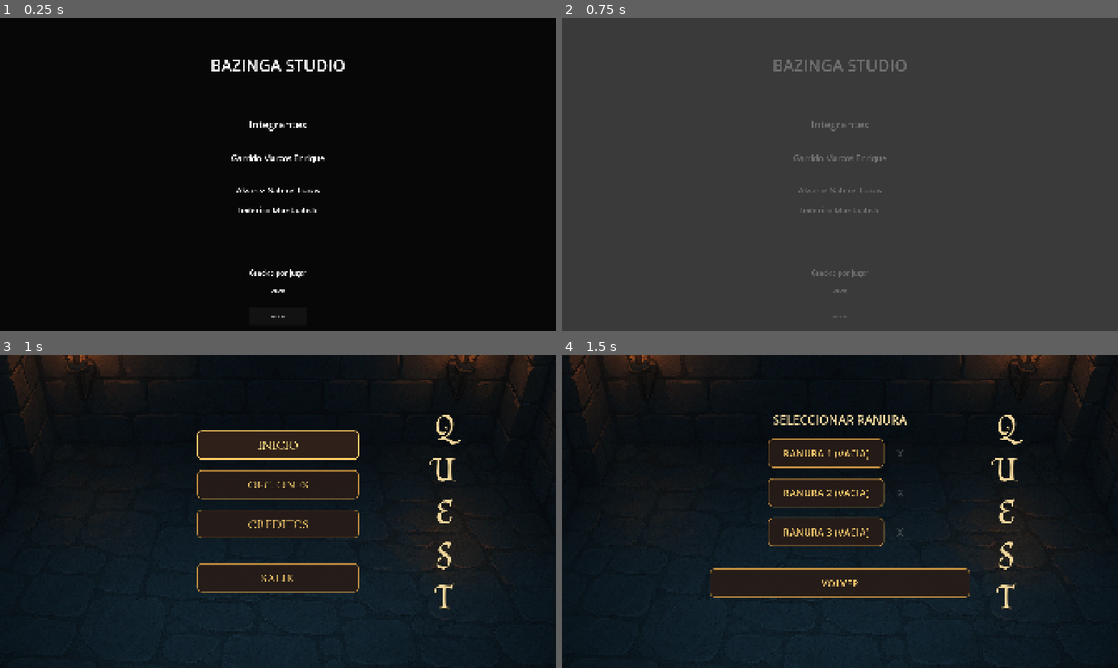
Above: before the commit, frames 1-4 (two rows, left to right).
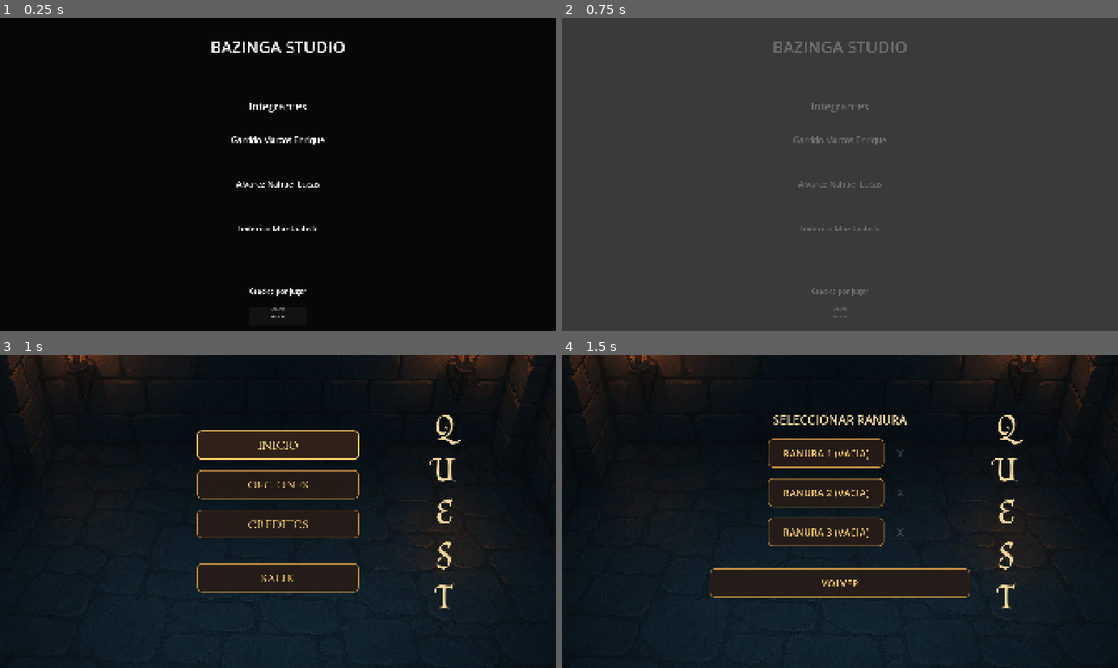
Above: after the commit, the same moments.

Repository: fedemuntaabski/Quest
Game: Godot game, scene res://scenes/CreditMenu.tscn
Two runs of this game, one before a commit and one after it. Both use one fixed random seed, a clock stepped at 60 frames per second and the inputs below. This scene is started directly instead of the project's main scene.
Inputs:
- Up to frame 1 (0.25 s): no input
- Up to frame 2 (0.75 s): click "Volver" at 0.5 s
- Up to frame 3 (1 s): no input
- Up to frame 4 (1.5 s): click "INICIO" at 1.25 s

The runs differ from the first frame. In frame 1, 2.2% of the frame differs, in the area x 38-62%, y 7-94%; in frame 2, 1.6%; in frame 3, nothing differs; in frame 4, nothing differs.

Commit message:
cambios creditos

Diff:
--- a/scenes/CreditMenu.tscn
+++ b/scenes/CreditMenu.tscn
@@ -56,16 +56,19 @@
 "
 horizontal_alignment = 1
 
-[node name="Member2" type="Label" parent="CenterContainer/CreditsVBox" unique_id=1891779486]
+[node name="Member2" type="Label" parent="CenterContainer/CreditsVBox" unique_id=1156702169]
 layout_mode = 2
 theme_override_font_sizes/font_size = 28
-text = "Alvarez Nahuel Lucas"
+text = "
+Alvarez Nahuel Lucas
+"
 horizontal_alignment = 1
 
-[node name="Member3" type="Label" parent="CenterContainer/CreditsVBox" unique_id=191809164]
+[node name="Member3" type="Label" parent="CenterContainer/CreditsVBox" unique_id=1575149571]
 layout_mode = 2
 theme_override_font_sizes/font_size = 28
-text = "Federico Muntaabski"
+text = "
+Federico Muntaabski"
 horizontal_alignment = 1
 
 [node name="Spacer2" type="Control" parent="CenterContainer/CreditsVBox" unique_id=1440560820]
--- a/scripts/world/dungeon/DungeonGraph.gd
+++ b/scripts/world/dungeon/DungeonGraph.gd
@@ -52,10 +52,6 @@
 		"corridor_cells": corridor_cells.duplicate(),
 		"template": TEMPLATE_CORRIDOR,
 
-		# NUEVO: define unicidad espacial de conexión
-		"entry_a": null,
-		"entry_b": null,
-		"shape": "unknown" # L, straight, etc
 	}
 	_add_adjacency(room_a, room_b)
 	_add_adjacency(room_b, room_a)
--- a/scripts/world/dungeon/DungeonLayoutGenerator.gd
+++ b/scripts/world/dungeon/DungeonLayoutGenerator.gd
@@ -10,6 +10,7 @@
 var _working_room_infos: Array[Dictionary] = []
 var _working_graph: DungeonGraph = null
 var _working_room_cells: Dictionary = {}
+
 
 
 func setup(p_dungeon: DungeonGenerator) -> void:
